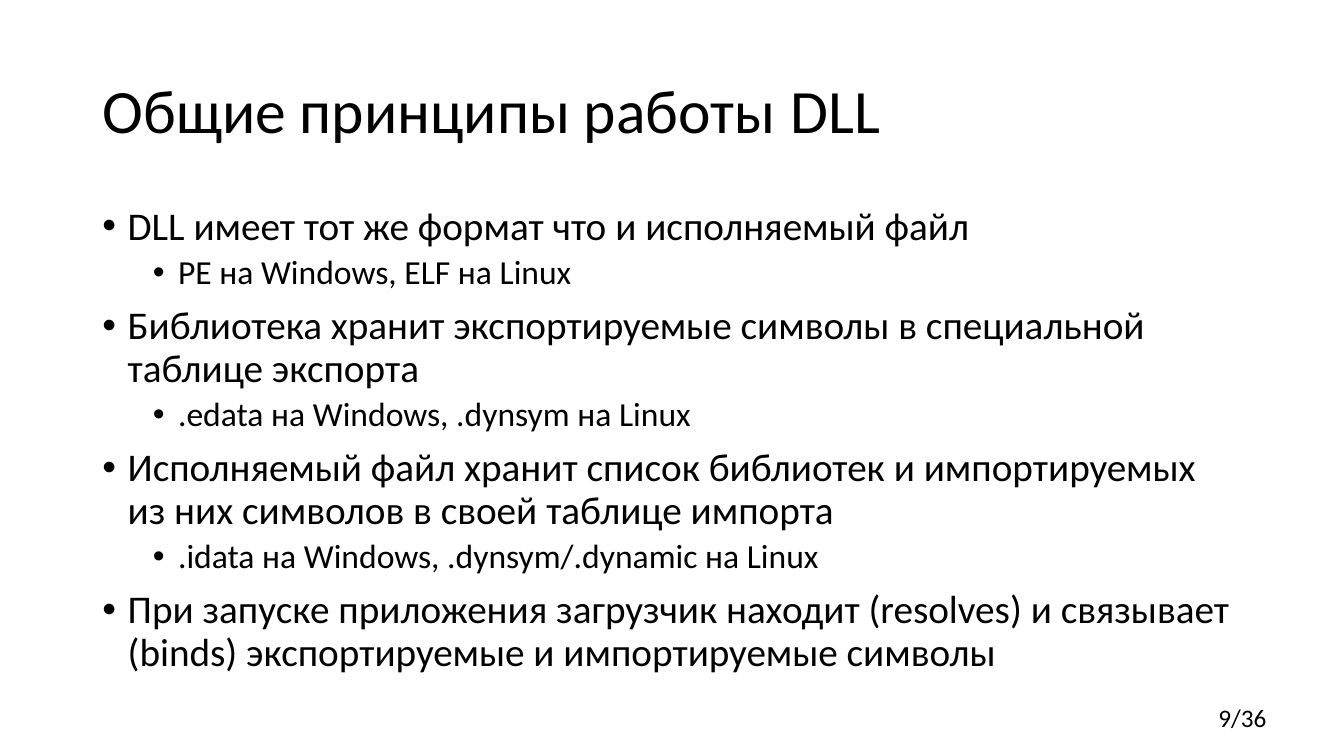
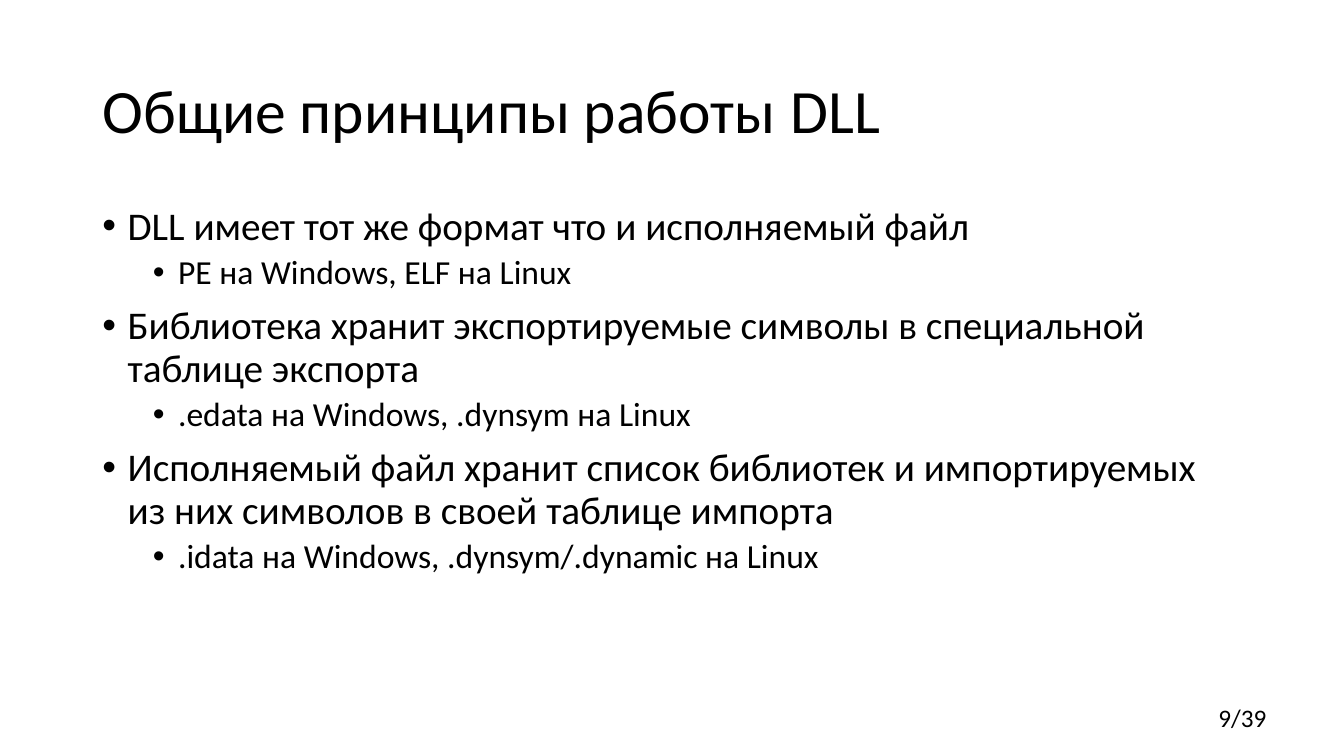
Before and after one commit to yugr/CppRussia, a slide deck: slide 9 of 2024/RU.pptx. Drawn at 1344x756 pixels with LibreOffice and Linux fonts; fonts in the diff are those of the drawing. Boxes give left, top, right and bottom in pixels: in the first picture for what was removed or moved away, otherwise in the second. Text is boxed around its words. In the diff, an @@ line names an element or a change of style, - is before the commit and + after.

```diff
--- a/2024/RU.pptx
+++ b/2024/RU.pptx
@@ text at <box>128,594,1229,673</box>: paragraph removed @@
-• При запуске приложения загрузчик находит (resolves) и связывает (binds) экспортируемые и импортируемые символы
@@ page number at <box>1218,709,1266,728</box>: text changed @@
-9/36
+9/39
```
Also in this commit, not shown: 7 other slides changed, 3 slides added.
